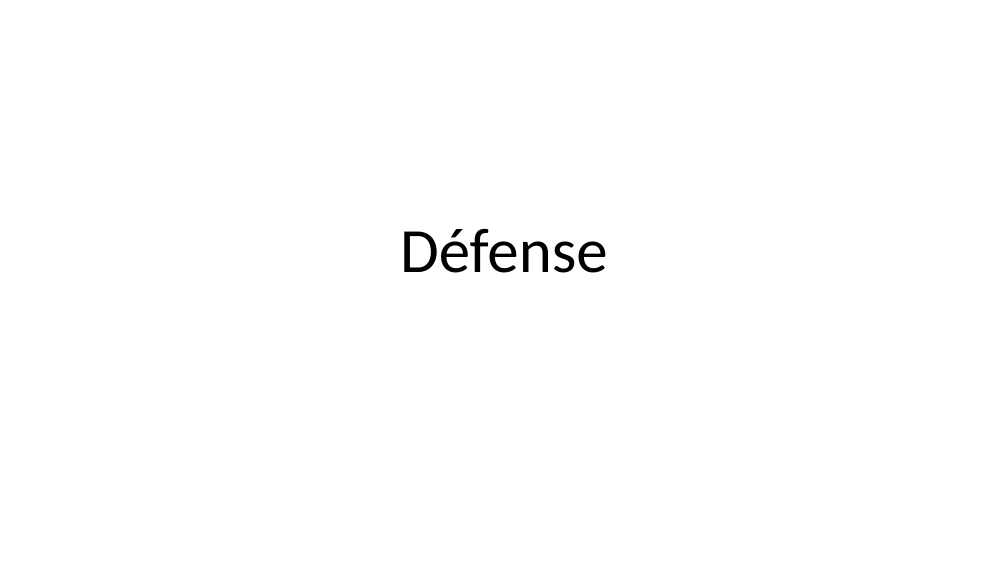
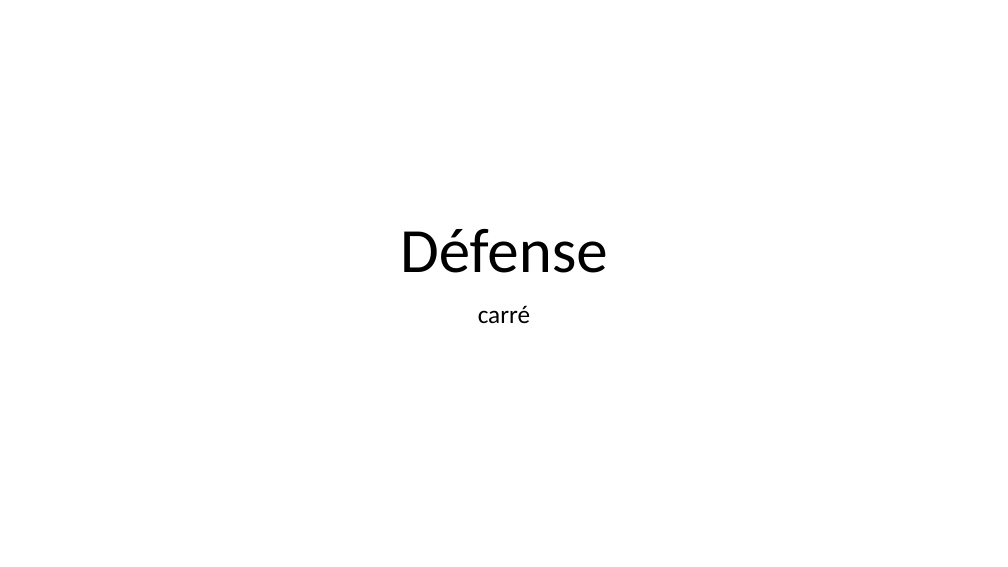
Before and after one commit to LeonardooV/tmsp, a slide deck: slide 1 of défense.pptx. Drawn at 1008x567 pixels with LibreOffice and Linux fonts; fonts in the diff are those of the drawing. Boxes give left, top, right and bottom in pixels: in the first picture for what was removed or moved away, otherwise in the second. Text is boxed around its words. In the diff, an @@ line names an element or a change of style, - is before the commit and + after.

Commit message:
carré

```diff
--- a/défense.pptx
+++ b/défense.pptx
@@ subtitle added at [478,305,530,324], 24 pt, text #000000 @@
+carré
```
